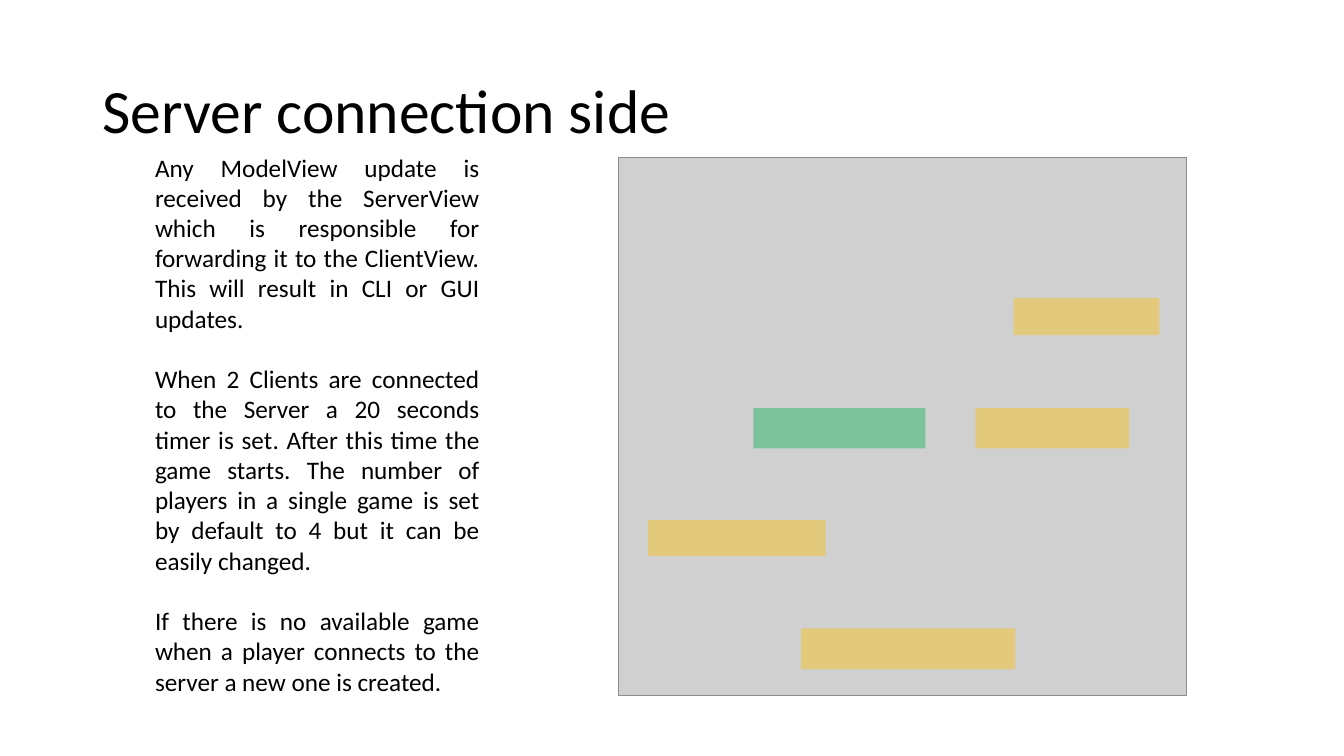
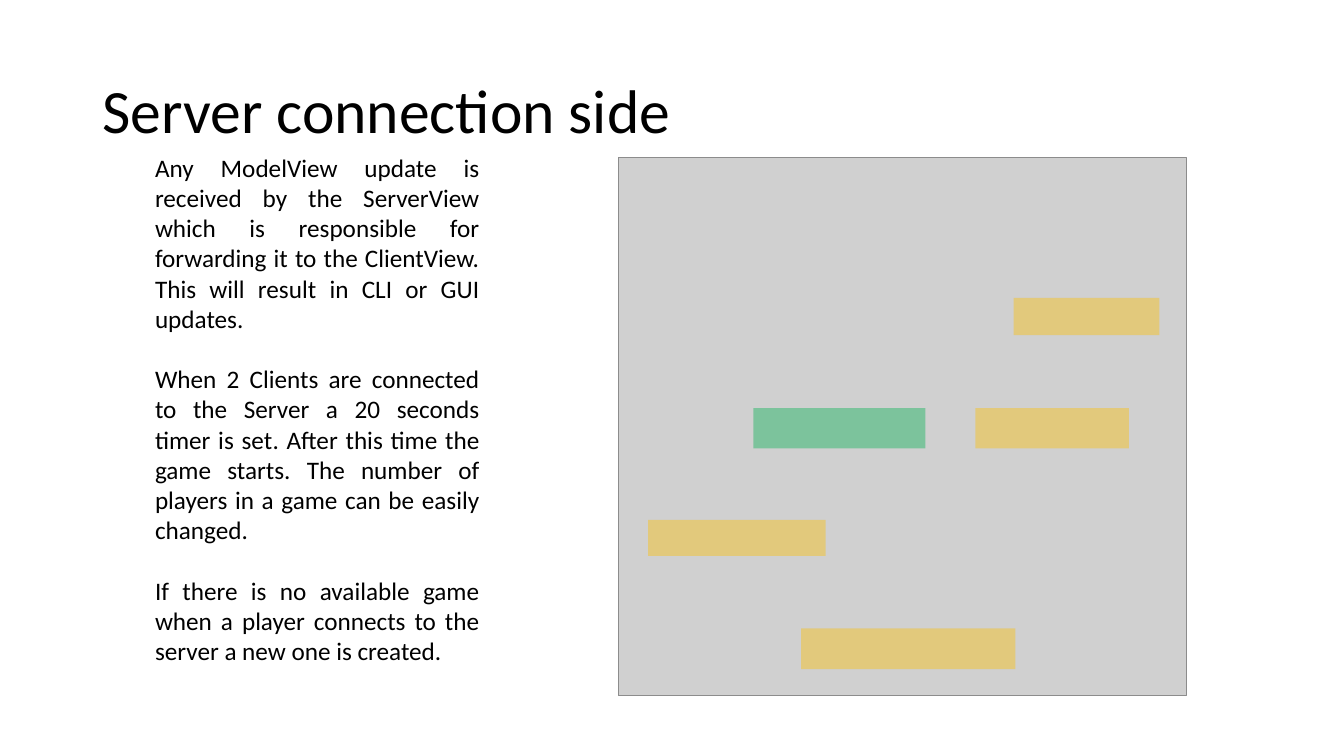
Before and after one commit to pietroferretti/counciloffour, a slide deck: slide 9 of uml/CO4.pptx. Drawn at 1344x756 pixels with LibreOffice and Linux fonts; fonts in the diff are those of the drawing; grey boxes stand for pictures. Boxes give left, top, right and bottom in pixels: in the first picture for what was removed or moved away, otherwise in the second. Text is boxed around its words. In the diff, an @@ line names an element or a change of style, - is before the commit and + after.

```diff
--- a/uml/CO4.pptx
+++ b/uml/CO4.pptx
@@ text at (155, 370, 479, 544): text changed @@
-When 2 Clients are connected to the Server a 20 seconds timer is set. After this time the game starts. The number of players in a single game is set by default to 4 but it can be easily changed.
+When 2 Clients are connected to the Server a 20 seconds timer is set. After this time the game starts. The number of players in a game can be easily changed.
```
Also in this commit, not shown: 7 other files.
